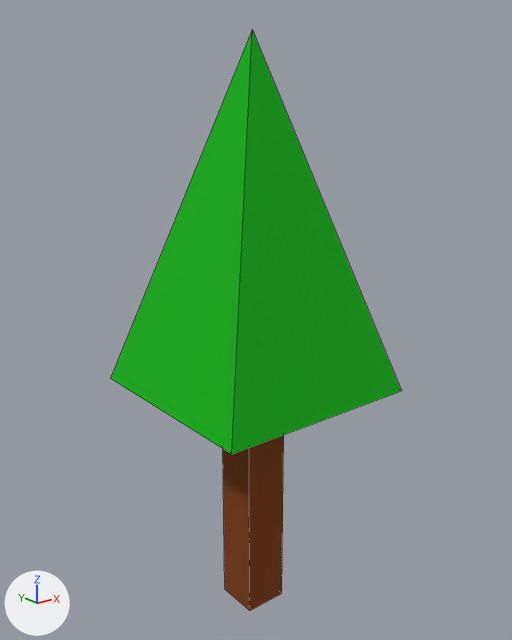
What one commit did to the FBX model Assets/Blender/FBX/Objects/Tree_2.fbx.
Before and after are seen from a camera (50 mm lens) standing at (-3.14, -3.97, 3.81) and looking at (0.05, 0.03, 2.21). Arrows for +X, +Y and +Z are at lower left; the lights stay in place. Mesh edges are drawn as thin lines.

Script lines for the objects in view, before the commit:
```python
me_cube_007 = bpy.data.meshes.new('Cube.007')
me_cube_007.from_pydata(...)  # 13 vertices, 11 faces; spans x -0.79..0.79, y -0.79..0.79, z -0.17..4.25
me_cube_007.materials.append(mat_common)  # picture img_collorpalette_png
# before: 1 (-0.17, -0.17, 2.79), 3 (-0.17, 0.17, 2.79), 5 (0.17, -0.17, 2.79), 7 (0.17, 0.17, 2.79)
ob_tree_2 = bpy.data.objects.new('Tree_2', me_cube_007)
ob_tree_2.location = (0.0, 0.0, 0.0)
```
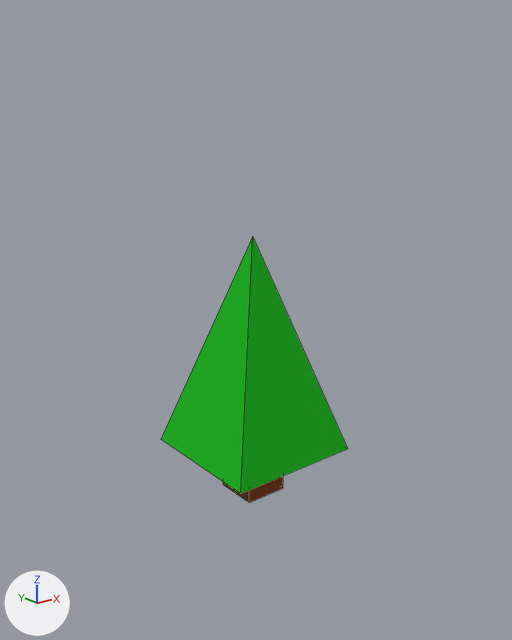
Pixel boxes [x1, y1, x2, y2] of what changed, in the pictures (512 x 640 px; the box of a moved part takes in the faces that stretch with it):
'Tree_2', reshaped, moved (35% narrower, 54% shorter): before [111, 30, 401, 611]; after [161, 237, 348, 503]
part 1 of me_cube_007, moved or reshaped: before [111, 30, 401, 454]; after [161, 237, 348, 494]
part 2 of me_cube_007, moved or reshaped: before [223, 435, 284, 611]; after [223, 476, 283, 503]

The edits, one by one:
me_cube_007 has 13 vertices, 11 faces and spans x -0.79..0.79, y -0.79..0.79, z -0.17..4.25.
me_cube_007 is used by ob_tree_2; location (0.0, 0.0, 0.0).
me_cube_007 part 1: the loose piece of 5 vertices spanning x -0.79..0.79, y -0.79..0.79, z 1.71..4.25 is scaled about its middle by (0.661, 0.661, 0.653), then moved by (0.0, 0.0, -1.95).
Part 2, on me_cube_007:
Vertices 1, 3, 5, 7 of me_cube_007 move by (0.0, 0.0, -2.36).
Object 'Tree_2' (ob_tree_2) moves from (0.0, 0.0, 0.0) to (0.0, 0.0, 1.003).
